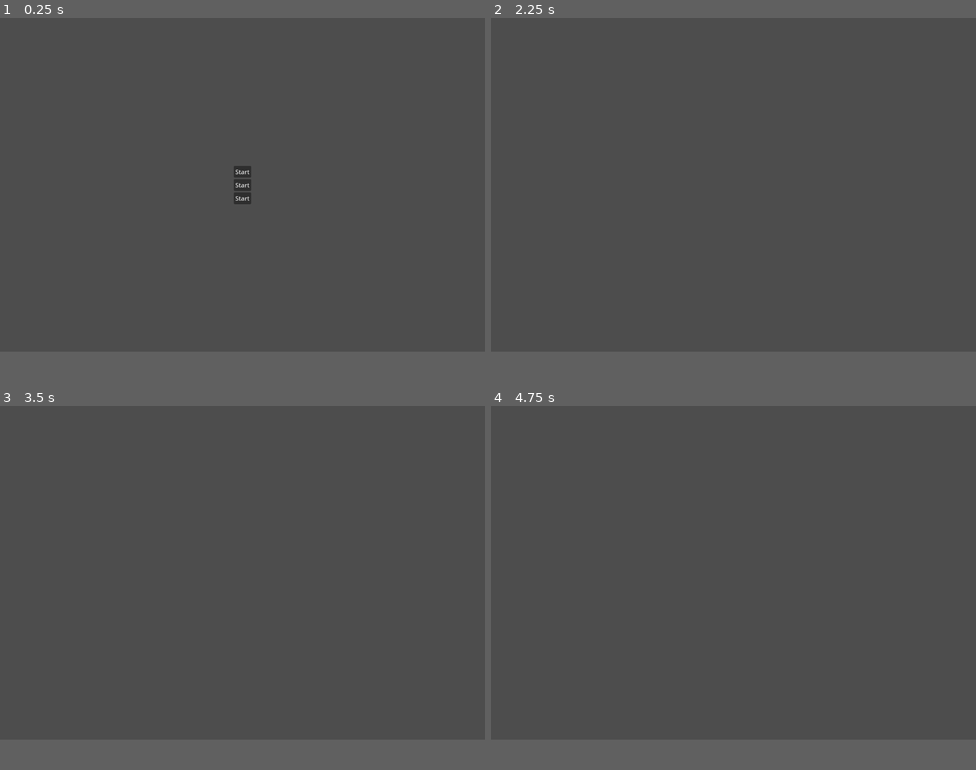
Above: before the commit, frames 1-4 (two rows, left to right).
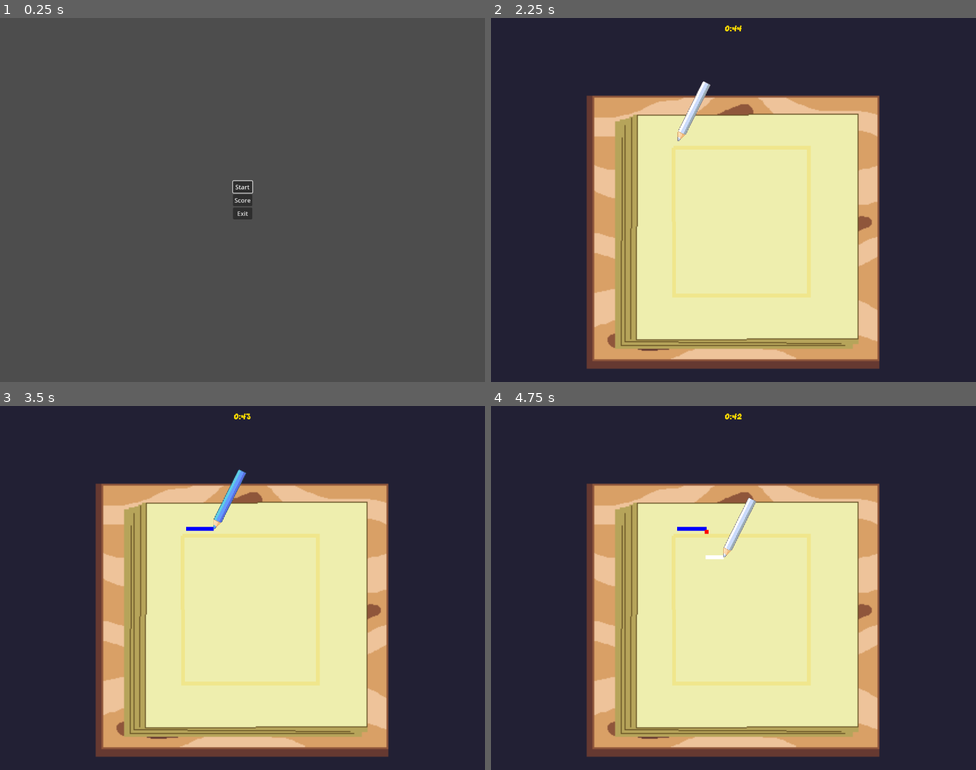
Above: after the commit, the same moments.

Repository: feliperieder/ultimate-color
Game: Godot game, scene res://Menus/Menu.tscn
The game is run twice, just before and just after one commit, with the same random seed, the same clock (stepped at 60 frames per second) and the same inputs.
Inputs (mouse positions are in pixels of both pictures, inside the frame that each line leads up to):
- Up to frame 1 (0.25 s): no input
- Up to frame 2 (2.25 s): click "Start" (after the commit: "Score") at 0.5 s; click (733, 261) at 1.25 s, where only the run after the commit has a clickable "Back"; click (733, 170) at 2 s, where only the run after the commit has a clickable "Start"
- Up to frame 3 (3.5 s): tap Enter at 2.75 s; hold Right (ui_right) from 2.78 s (still down); hold A (blue_color) from 2.78 s (still down)
- Up to frame 4 (4.75 s): release Right (ui_right) at 3.53 s; release A (blue_color) at 3.53 s; hold Down (ui_down) 3.53-4.28 s; tap Q (red_color) at 3.6 s; hold Right (ui_right) from 4.28 s (still down); hold S (white_color) from 4.28 s (still down)
In our replay, the window is 800x550 before the commit and 800x600 after it. These sizes can differ from the game's own. Grey fills any space a smaller window leaves; there, only what the larger window draws over its background counts as a difference.

The runs differ from the first frame. In frame 1, 0.4% of the frame differs, in the area x 47-53%, y 40-56%; in frame 2, 94%; in frame 3, 94%; in frame 4, 94%, in the area x 0-100%, y 0-97%.
Error before the commit: Parse Error: Expected indented block after function declaration. (res://score_system.gd:33)

Commit message:
Score saving system working

Diff:
--- a/Menus/HighScoreMenu.tscn
+++ b/Menus/HighScoreMenu.tscn
@@ -1,3 +1,62 @@
-[gd_scene format=3 uid="uid://b4t6mwkew00h4"]
+[gd_scene load_steps=6 format=3 uid="uid://b4t6mwkew00h4"]
+
+[ext_resource type="Script" path="res://Menus/high_score_menu.gd" id="1_hrbgn"]
+[ext_resource type="FontFile" uid="uid://cvlmj01u6oxdv" path="res://Art/fonts/GrapeSoda.ttf" id="2_ggofq"]
+
+[sub_resource type="LabelSettings" id="LabelSettings_kowka"]
+font = ExtResource("2_ggofq")
+font_size = 60
+
+[sub_resource type="LabelSettings" id="LabelSettings_c2onk"]
+font = ExtResource("2_ggofq")
+font_size = 30
+
+[sub_resource type="LabelSettings" id="LabelSettings_xx6ro"]
+font = ExtResource("2_ggofq")
+font_size = 30
 
 [node name="HighScoreMenu" type="Node2D"]
+script = ExtResource("1_hrbgn")
+
+[node name="CanvasLayer" type="CanvasLayer" parent="."]
+
+[node name="VBoxContainer" type="VBoxContainer" parent="CanvasLayer"]
+anchors_preset = 8
+anchor_left = 0.5
+anchor_top = 0.5
+anchor_right = 0.5
+anchor_bottom = 0.5
+offset_left = -295.5
+offset_top = -42.5
+offset_right = 295.5
+offset_bottom = 42.5
+grow_horizontal = 2
+grow_vertical = 2
+size_flags_horizontal = 4
+
+[node name="Label" type="Label" parent="CanvasLayer/VBoxContainer"]
+layout_mode = 2
+text = "TOP 10 HIGHEST SCORES"
+label_settings = SubResource("LabelSettings_kowka")
+horizontal_alignment = 1
+
+[node name="HBoxContainer" type="HBoxContainer" parent="CanvasLayer/VBoxContainer"]
+layout_mode = 2
+size_flags_horizontal = 4
+
+[node name="TagName" type="Label" parent="CanvasLayer/VBoxContainer/HBoxContainer"]
+layout_mode = 2
+size_flags_horizontal = 8
+label_settings = SubResource("LabelSettings_c2onk")
+
+[node name="Score_label" type="Label" parent="CanvasLayer/VBoxContainer/HBoxContainer"]
+layout_mode = 2
+size_flags_horizontal = 8
+label_settings = SubResource("LabelSettings_xx6ro")
+horizontal_alignment = 2
+
+[node name="Button" type="Button" parent="CanvasLayer/VBoxContainer"]
+layout_mode = 2
+text = "Back"
+
+[connection signal="pressed" from="CanvasLayer/VBoxContainer/Button" to="." method="_on_button_pressed"]
--- a/Menus/Menu.tscn
+++ b/Menus/Menu.tscn
@@ -26,11 +26,11 @@
 
 [node name="Score" type="Button" parent="CanvasLayer/VBoxContainer"]
 layout_mode = 2
-text = "Start"
+text = "Score"
 
 [node name="Quit" type="Button" parent="CanvasLayer/VBoxContainer"]
 layout_mode = 2
-text = "Start"
+text = "Exit"
 
 [connection signal="pressed" from="CanvasLayer/VBoxContainer/Start" to="." method="_on_start_pressed"]
 [connection signal="pressed" from="CanvasLayer/VBoxContainer/Score" to="." method="_on_score_pressed"]
--- a/Menus/Score Menu.tscn
+++ b/Menus/Score Menu.tscn
@@ -1,18 +1,17 @@
-[gd_scene load_steps=6 format=3 uid="uid://dfp2oqagyu7fm"]
+[gd_scene load_steps=5 format=3 uid="uid://dfp2oqagyu7fm"]
 
 [ext_resource type="Script" path="res://Menus/score_menu.gd" id="1_euoh0"]
-[ext_resource type="FontFile" uid="uid://dua46iacg3fcv" path="res://Art/Ldfcomicsans-jj7l.ttf" id="1_ja20c"]
-[ext_resource type="FontFile" uid="uid://bnlwgju1c5ygl" path="res://Art/Ldfcomicsansbold-zgma.ttf" id="3_wiidx"]
+[ext_resource type="FontFile" uid="uid://cvlmj01u6oxdv" path="res://Art/fonts/GrapeSoda.ttf" id="2_fgbbc"]
 
 [sub_resource type="LabelSettings" id="LabelSettings_0ket5"]
-font = ExtResource("1_ja20c")
+font = ExtResource("2_fgbbc")
 font_size = 100
-font_color = Color(0.345098, 0, 0.466667, 1)
+font_color = Color(1, 0.870588, 0, 1)
 
 [sub_resource type="LabelSettings" id="LabelSettings_1e5uh"]
-font = ExtResource("3_wiidx")
+font = ExtResource("2_fgbbc")
 font_size = 50
-font_color = Color(0.345098, 0, 0.466667, 1)
+font_color = Color(1, 0.870588, 0, 1)
 
 [node name="ScoreMenu" type="Node2D"]
 script = ExtResource("1_euoh0")
--- /dev/null
+++ b/Menus/high_score_menu.gd
@@ -0,0 +1,25 @@
+extends Node2D
+
+const MENU_PATH = "res://Menus/Menu.tscn"
+@onready var back_button = $CanvasLayer/VBoxContainer/Button as Button
+var scores
+@onready var tag_name = $CanvasLayer/VBoxContainer/HBoxContainer/TagName as Label
+@onready var score_label = $CanvasLayer/VBoxContainer/HBoxContainer/Score_label as Label
+
+
+# Called when the node enters the scene tree for the first time.
+func _ready() -> void:
+	scores = ScoreSystem.high_scores
+	for score in scores:
+		tag_name.text = tag_name.text +"\n"+ score[0]+ "     "
+		score_label.text = score_label.text +"\n     "+ str(score[1])
+	back_button.grab_focus()
+
+
+# Called every frame. 'delta' is the elapsed time since the previous frame.
+func _process(delta: float) -> void:
+	pass
+
+
+func _on_button_pressed() -> void:
+	get_tree().change_scene_to_file(MENU_PATH)
--- a/Menus/menu.gd
+++ b/Menus/menu.gd
@@ -6,7 +6,7 @@
 
 # Called when the node enters the scene tree for the first time.
 func _ready() -> void:
-	pass # Replace with function body.
+	$CanvasLayer/VBoxContainer/Start.grab_focus()
 
 
 # Called every frame. 'delta' is the elapsed time since the previous frame.
--- a/Menus/score_menu.gd
+++ b/Menus/score_menu.gd
@@ -5,7 +5,6 @@
 @onready var button = $CanvasLayer/VBoxContainer/Button as Button
 
 var score
-
 var level
 var next_level
 
@@ -21,7 +20,8 @@
 		next_level = "res://Levels/level%s.tscn"%[level+1]
 	elif score < MINIMUM_SCORE:
 		button.text = "Try Again"
-		next_level = "res://Menus/Menu.tscn"
+		next_level = "res://Menus/high_score_menu.gd"
+	button.grab_focus()
 
 
 # Called every frame. 'delta' is the elapsed time since the previous frame.
--- /dev/null
+++ b/ScoreSave/score_system.gd
@@ -0,0 +1,46 @@
+extends Node
+
+const SAVE_PATH = "res://ScoreSave/save_data.txt"
+var total_score = 0
+var high_scores = []
+# Called when the node enters the scene tree for the first time.
+func _ready() -> void:
+	loadScore()
+	print(high_scores)
+
+# Called every frame. 'delta' is the elapsed time since the previous frame.
+func _process(delta: float) -> void:
+	pass
+
+func saveScore():
+	#abre o arquivo e salva nele o q está em data
+	var file = FileAccess.open(SAVE_PATH, FileAccess.WRITE)
+	for entry in high_scores:
+		file.store_line(entry[0] + ":" + str(entry[1]))
+	file.close()
+
+func loadScore():
+	var file = FileAccess.open(SAVE_PATH, FileAccess.READ)
+	#if ResourceLoader.exists(SAVE_PATH):
+	high_scores.clear()  # Limpa a lista antes de carregar
+	while not file.eof_reached():
+		var line = file.get_line()
+		var parts  = line.split(":") # Converte a linha para inteiro e adiciona à lista
+		if parts.size() == 2:
+			var initials = parts[0]
+			var score = int(parts[1])
+			high_scores.append([initials, score])
+	file.close()
+	#else:
+		#high_scores = []
+
+func resetScore(initials = "aa"):
+	high_scores.append([initials, total_score])
+	high_scores.sort_custom(_sort_scores)  # Ordena usando uma função personalizada
+	if high_scores.size() > 10:
+		high_scores.pop_back()
+	saveScore()
+	total_score = 0
+
+func _sort_scores(a, b):
+	return a[1] > b[1]  # Ordena por pontuação
--- a/Timer/Timer.tscn
+++ b/Timer/Timer.tscn
@@ -1,12 +1,12 @@
 [gd_scene load_steps=4 format=3 uid="uid://dc6x4phax06m5"]
 
 [ext_resource type="Script" path="res://Timer/timer.gd" id="1_k2lke"]
-[ext_resource type="FontFile" uid="uid://bnlwgju1c5ygl" path="res://Art/Ldfcomicsansbold-zgma.ttf" id="2_al7ox"]
+[ext_resource type="FontFile" uid="uid://cvlmj01u6oxdv" path="res://Art/fonts/GrapeSoda.ttf" id="2_qvul8"]
 
 [sub_resource type="LabelSettings" id="LabelSettings_wxfn5"]
-font = ExtResource("2_al7ox")
+font = ExtResource("2_qvul8")
 font_size = 30
-font_color = Color(0, 0, 1, 1)
+font_color = Color(1, 0.870588, 0, 1)
 
 [node name="Timer" type="Node2D" groups=["timer"]]
 z_index = 3
--- a/main.tscn
+++ b/main.tscn
@@ -4,15 +4,16 @@
 [ext_resource type="Script" path="res://main.gd" id="1_7xp4k"]
 [ext_resource type="PackedScene" uid="uid://cpencn7rbua8f" path="res://Players/drawing.tscn" id="1_dq840"]
 [ext_resource type="PackedScene" uid="uid://d1usyydica8j" path="res://Players/player_test.tscn" id="2_b3ych"]
-[ext_resource type="Texture2D" uid="uid://cr271hvfgeikh" path="res://Images/design_esboco_2.png" id="2_bp1ys"]
 [ext_resource type="PackedScene" uid="uid://b5et3exwbxfh8" path="res://level_line.tscn" id="2_d32u7"]
+[ext_resource type="Texture2D" uid="uid://df7m0h1pa775j" path="res://Art/BG/bg_AZUL.png" id="2_wnwuy"]
 
 [node name="Main" type="Node2D"]
 script = ExtResource("1_7xp4k")
 
-[node name="DesignEsboco2" type="Sprite2D" parent="."]
-position = Vector2(640, 441)
-texture = ExtResource("2_bp1ys")
+[node name="BgAzul" type="Sprite2D" parent="."]
+position = Vector2(640, 480)
+scale = Vector2(2.5, 2.5)
+texture = ExtResource("2_wnwuy")
 
 [node name="LevelLine" parent="." instance=ExtResource("2_d32u7")]
 position = Vector2(270, 257)
@@ -20,9 +21,9 @@
 color = "yellow"
 
 [node name="Timer" parent="." instance=ExtResource("1_4rcma")]
-timer_time = 5
+timer_time = 45
 
 [node name="PlayerTest" parent="." instance=ExtResource("2_b3ych")]
-position = Vector2(129, 44)
+position = Vector2(494, 324)
 
 [node name="Drawing" parent="." instance=ExtResource("1_dq840")]
--- a/project.godot
+++ b/project.godot
@@ -17,15 +17,24 @@
 
 [autoload]
 
-ScoreSystem="*res://score_system.gd"
+ScoreSystem="*res://ScoreSave/score_system.gd"
 
 [display]
 
 window/size/viewport_width=1280
-window/size/viewport_height=880
+window/size/viewport_height=960
 
 [input]
 
+ui_accept={
+"deadzone": 0.5,
+"events": [Object(InputEventKey,"resource_local_to_scene":false,"resource_name":"","device":0,"window_id":0,"alt_pressed":false,"shift_pressed":false,"ctrl_pressed":false,"meta_pressed":false,"pressed":false,"keycode":4194309,"physical_keycode":0,"key_label":0,"unicode":0,"location":0,"echo":false,"script":null)
+, Object(InputEventKey,"resource_local_to_scene":false,"resource_name":"","device":0,"window_id":0,"alt_pressed":false,"shift_pressed":false,"ctrl_pressed":false,"meta_pressed":false,"pressed":false,"keycode":4194310,"physical_keycode":0,"key_label":0,"unicode":0,"location":0,"echo":false,"script":null)
+, Object(InputEventKey,"resource_local_to_scene":false,"resource_name":"","device":0,"window_id":0,"alt_pressed":false,"shift_pressed":false,"ctrl_pressed":false,"meta_pressed":false,"pressed":false,"keycode":32,"physical_keycode":0,"key_label":0,"unicode":32,"location":0,"echo":false,"script":null)
+, Object(InputEventJoypadButton,"resource_local_to_scene":false,"resource_name":"","device":-1,"button_index":2,"pressure":0.0,"pressed":true,"script":null)
+, Object(InputEventJoypadButton,"resource_local_to_scene":false,"resource_name":"","device":-1,"button_index":0,"pressure":0.0,"pressed":true,"script":null)
+]
+}
 ui_up={
 "deadzone": 0.5,
 "events": [Object(InputEventKey,"resource_local_to_scene":false,"resource_name":"","device":0,"window_id":0,"alt_presse …(194 unchanged characters)…
@@ -44,23 +53,27 @@
 "deadzone": 0.5,
 "events": [Object(InputEventJoypadButton,"resource_local_to_scene":false,"resource_name":"","device":0,"button_index":2,"pressure":0.0,"pressed":true,"script":null)
 , Object(InputEventKey,"resource_local_to_scene":false,"resource_name":"","device":-1,"window_id":0,"alt_pressed":false …(183 unchanged characters)…
+, Object(InputEventJoypadButton,"resource_local_to_scene":false,"resource_name":"","device":0,"button_index":1,"pressure":0.0,"pressed":true,"script":null)
 ]
 }
 yellow_color={
 "deadzone": 0.5,
 "events": [Object(InputEventJoypadButton,"resource_local_to_scene":false,"resource_name":"","device":0,"button_index":3,"pressure":0.0,"pressed":true,"script":null)
 , Object(InputEventKey,"resource_local_to_scene":false,"resource_name":"","device":-1,"window_id":0,"alt_pressed":false …(183 unchanged characters)…
+, Object(InputEventJoypadButton,"resource_local_to_scene":false,"resource_name":"","device":0,"button_index":0,"pressure":0.0,"pressed":true,"script":null)
 ]
 }
 blue_color={
 "deadzone": 0.5,
 "events": [Object(InputEventJoypadButton,"resource_local_to_scene":false,"resource_name":"","device":1,"button_index":2,"pressure":0.0,"pressed":true,"script":null)
 , Object(InputEventKey,"resource_local_to_scene":false,"resource_name":"","device":-1,"window_id":0,"alt_pressed":false …(182 unchanged characters)…
+, Object(InputEventJoypadButton,"resource_local_to_scene":false,"resource_name":"","device":1,"button_index":0,"pressure":0.0,"pressed":true,"script":null)
 ]
 }
 white_color={
 "deadzone": 0.5,
 "events": [Object(InputEventKey,"resource_local_to_scene":false,"resource_name":"","device":-1,"window_id":0,"alt_press …(192 unchanged characters)…
 , Object(InputEventJoypadButton,"resource_local_to_scene":false,"resource_name":"","device":1,"button_index":3,"pressure":0.0,"pressed":true,"script":null)
+, Object(InputEventJoypadButton,"resource_local_to_scene":false,"resource_name":"","device":1,"button_index":1,"pressure":0.0,"pressed":true,"script":null)
 ]
 }
--- a/score_system.gd
+++ /dev/null
@@ -1,36 +0,0 @@
-extends Node
-
-const SAVE_PATH = "res://ScoreSave/save_data.save"
-var total_score = 0
-var top10 = [0,0,0,0,0,0,0,0,0,0]
-var top10_nick = ['a']
-
-# Called when the node enters the scene tree for the first time.
-func _ready() -> void:
-	#loadScore()
-	print(top10)
-
-# Called every frame. 'delta' is the elapsed time since the previous frame.
-func _process(delta: float) -> void:
-	pass
-
-func saveScore():
-	#abre o arquivo e salva nele o q está em data
-	var get_file = FileAccess.open(SAVE_PATH, FileAccess.WRITE)
-	top10 = get_file.get_line(top10)
-	top10_nick = get_file.get(top10_nick)
-	get_file.close()
-
-
-func loadScore():
-	if FileAccess.file_exists(SAVE_PATH):
-		var get_load = FileAccess.open(SAVE_PATH, FileAccess.READ)
-		FileAccess.open(SAVE_PATH, FileAccess.READ)
-		top10 = get_load.get(top10)
-		top10_nick = get_load.get(top10_nick)
-		get_load.close()
-
-func resetScore():
-	#ScoreSystem.top10.append(ScoreSystem.total_score)
-	#ScoreSystem.saveScore()
-	#total_score = 0
Binary file added: Art/BG/bg_AZUL.png
Not shown, added: Art/BG/bg_AZUL.png.import
Binary file added: Art/fonts/GrapeSoda.ttf
Not shown, added: Art/fonts/GrapeSoda.ttf.import
Renamed: Art/Ldfcomicsans-jj7l.ttf -> Art/fonts/Ldfcomicsans-jj7l.ttf
Not shown, changed: Art/fonts/Ldfcomicsans-jj7l.ttf.import
Renamed: Art/Ldfcomicsansbold-zgma.ttf -> Art/fonts/Ldfcomicsansbold-zgma.ttf
Not shown, changed: Art/fonts/Ldfcomicsansbold-zgma.ttf.import
Binary file added: Menus/PERSONAGEM_Ettin_animacao_quadro.gif
Not shown, added: ScoreSave/save_data.txt
Not shown, changed: ScoreSave/save_data.save
